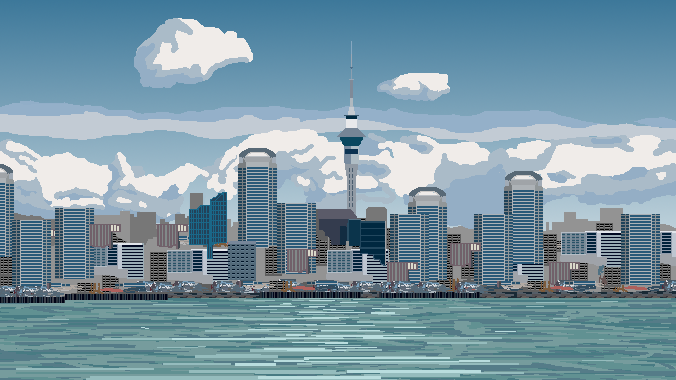
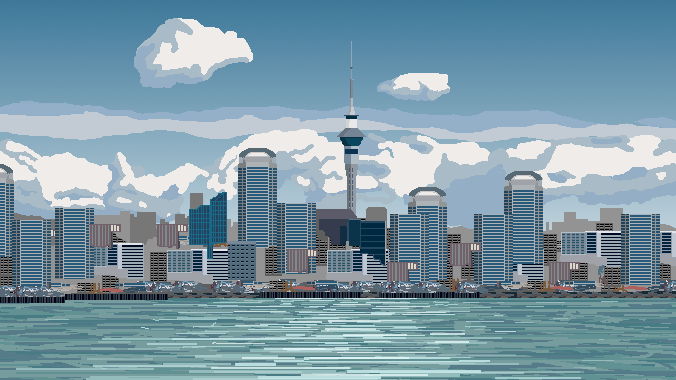
Two versions of the same layered image (676 × 380). Layer-by-layer changes:
added group "1" with 10 layers above "2" over box(81, 67, 676, 380)
moved "Layer 70" into group "1", painted on it over box(153, 67, 504, 303)
added layer "water_4" (75%) in group "1" over box(93, 298, 676, 379)
added layer "water_2" (25%) in group "1" over box(81, 298, 596, 380)
moved "Watr" into group "1" over box(81, 208, 676, 380)
moved "Watr copy" into group "1" over box(81, 208, 676, 380)
moved "sky" into group "1" over box(81, 67, 676, 380)
